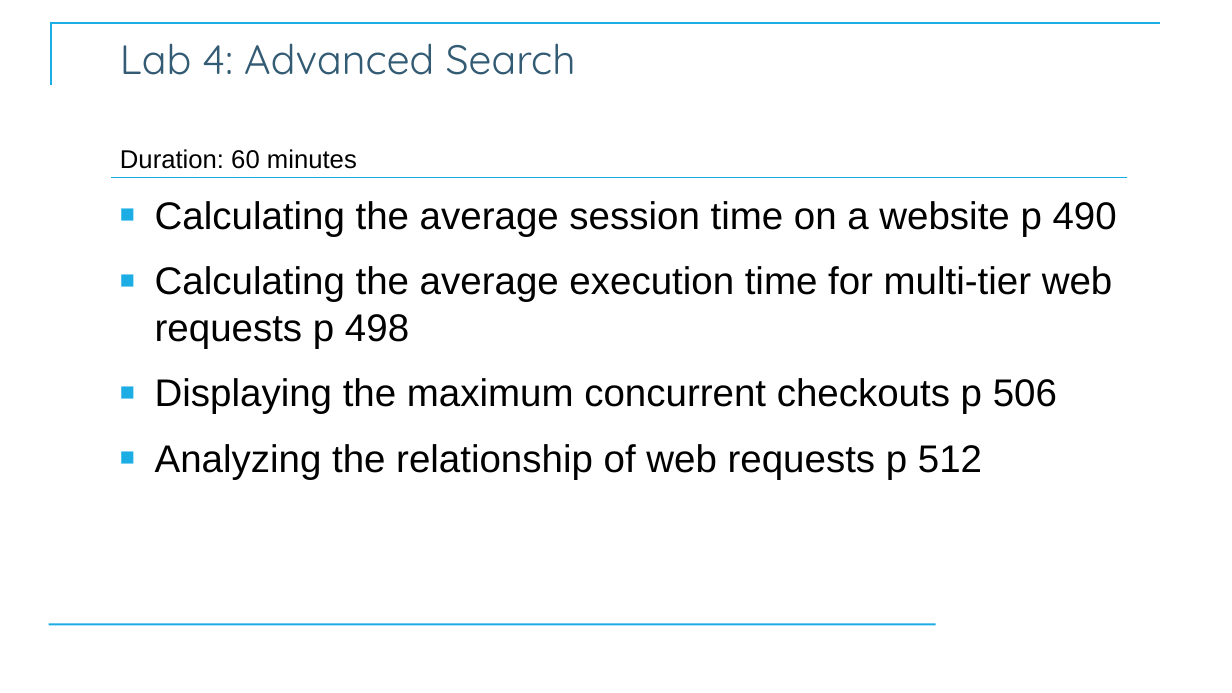
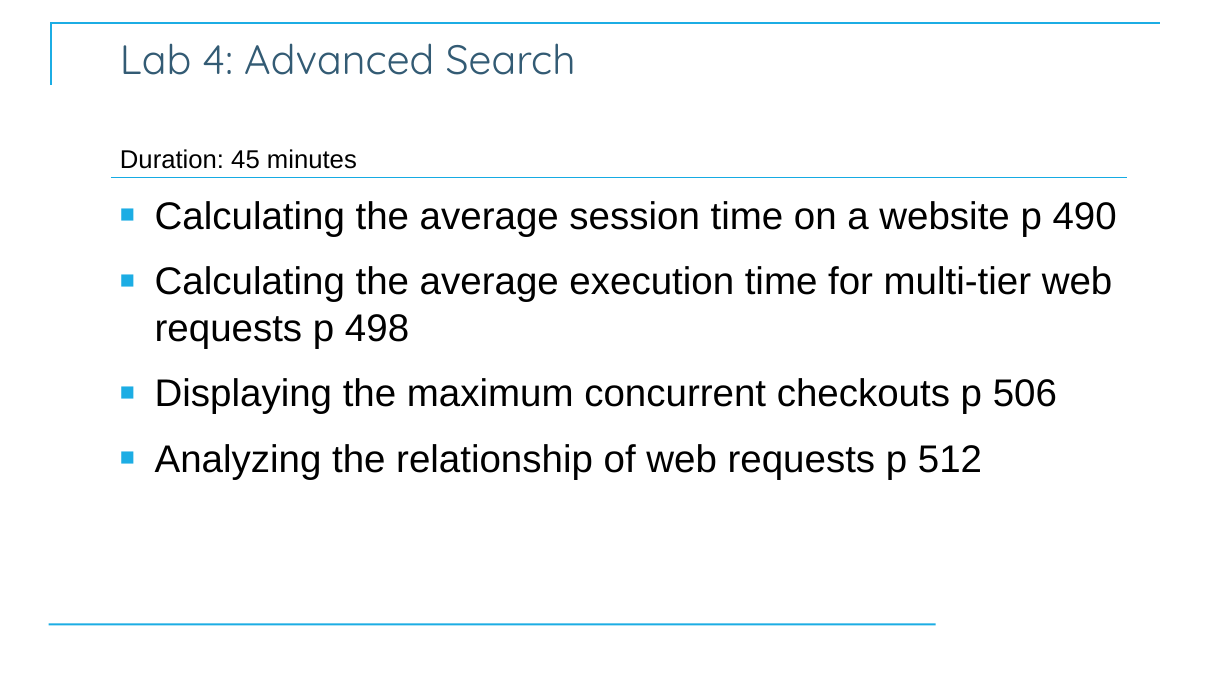
Before and after one commit to CostelloTechnicalConsulting/XSPLK2ClassFiles, a slide deck: slide 73 of ppt/SplunkFundamentals2v1_3.pptx (slide 72 before the commit). Drawn at 1232x693 pixels with LibreOffice and Linux fonts; fonts in the diff are those of the drawing; background and template pictures are left out. Boxes give left, top, right and bottom in pixels: in the first picture for what was removed or moved away, otherwise in the second. Text is boxed around its words. In the diff, an @@ line names an element or a change of style, - is before the commit and + after.

Commit message:
Updated ppt

```diff
--- a/ppt/SplunkFundamentals2v1_3.pptx
+++ b/ppt/SplunkFundamentals2v1_3.pptx
@@ text at (x1=120, y1=149, x2=357, y2=169): text changed @@
-Duration: 60 minutes
+Duration: 45 minutes
```
Also in this commit, not shown: 6 other slides changed, 1 slide added, 2 other files.
